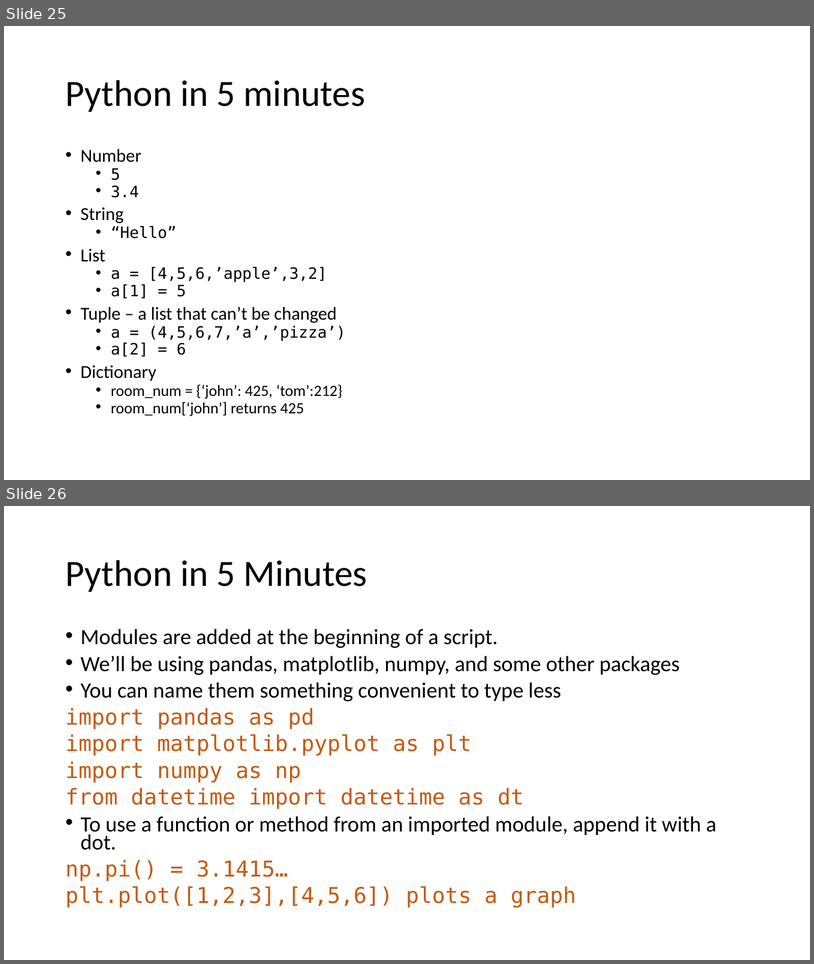
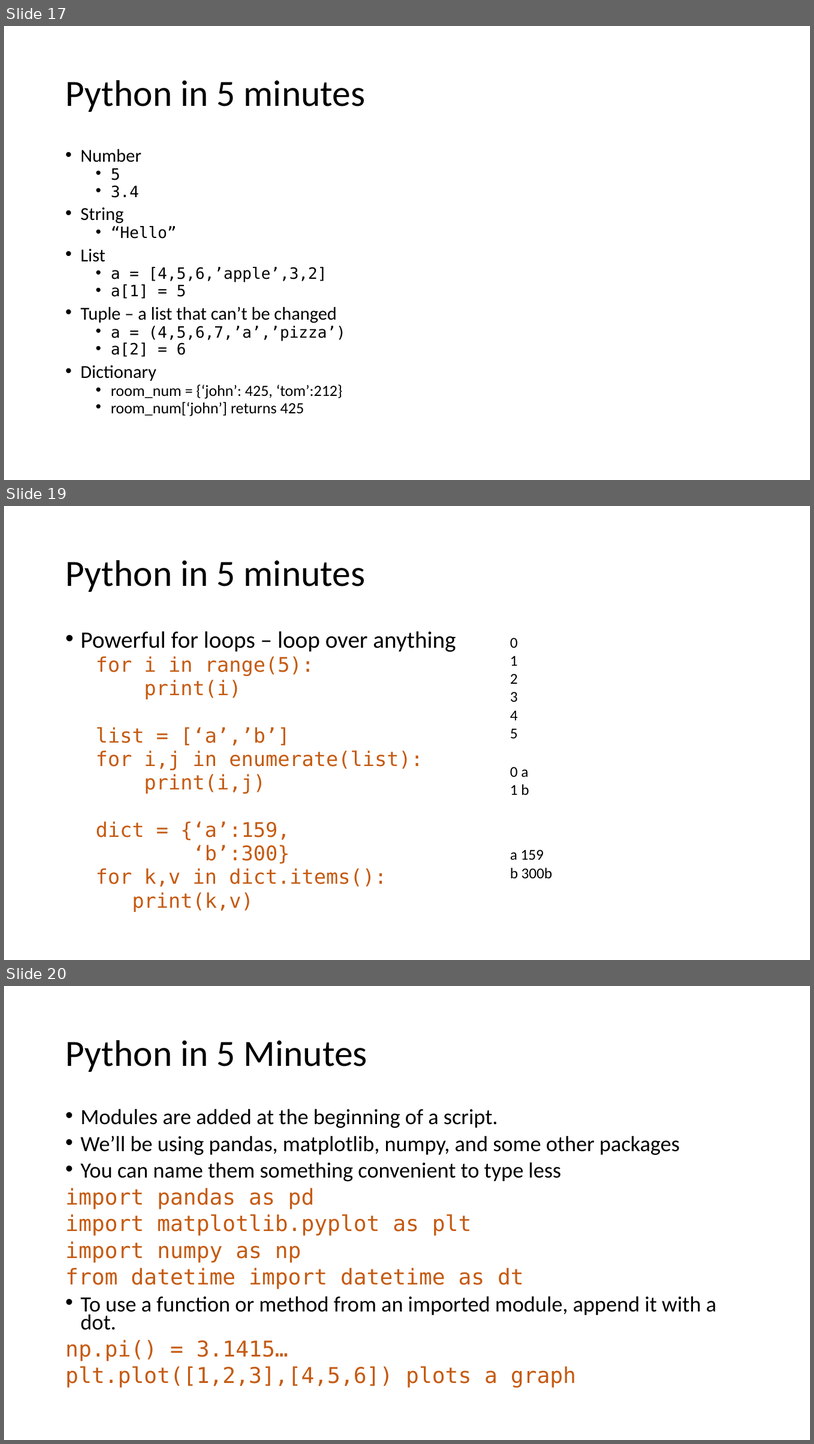
Before and after one commit to LimnoTech/Python-Data-Analysis-Course, a slide deck: Day1/IntroToPython/IntroToPython.pptx. Shown one above the other, each under a label of ours: slides 25 and 26 before the commit, slides 17, 19 and 20 after it; the slides between them are not shown. The pictures are 814x964 and 814x1444 pixels, drawn with LibreOffice and Linux fonts; fonts in the diff are those of the drawing. Boxes give left, top, right and bottom in pixels: in the first picture for what was removed or moved away, otherwise in the second. Text is boxed around its words. In the diff, an @@ line names an element or a change of style, - is before the commit and + after.

```diff
--- a/Day1/IntroToPython/IntroToPython.pptx
+++ b/Day1/IntroToPython/IntroToPython.pptx
@@ slide 19 added at (4, 506, 810, 960), background #FFFFFF @@
@@ title added at (65, 560, 366, 592), 44 pt, text #000000 @@
+Python in 5 minutes
@@ text added at (81, 631, 456, 912), 24 pt, text #C55A11 @@
+• Powerful for loops – loop over anything
+  for i in range(5):
+  print(i)
+  list = [‘a’,’b’]
+  for i,j in enumerate(list):
+  print(i,j)
+  dict = {‘a’:159,
+  ‘b’:300}
+  for k,v in dict.items():
+  print(k,v)
@@ text added at (510, 637, 518, 738), 18 pt, text #000000 @@
+0
+1
+2
+3
+4
+5
@@ text added at (510, 766, 529, 795), 18 pt, text #000000 @@
+0 a
+1 b
@@ text added at (510, 849, 552, 878), 18 pt, text #000000 @@
+a 159
+b 300b
@@ what was slide 25 is now slide 17 @@
@@ what was slide 26 is now slide 20 @@
```
Also in this commit, not shown: 7 slides changed, 9 other slides added, 3 slides removed, 1 other file.
